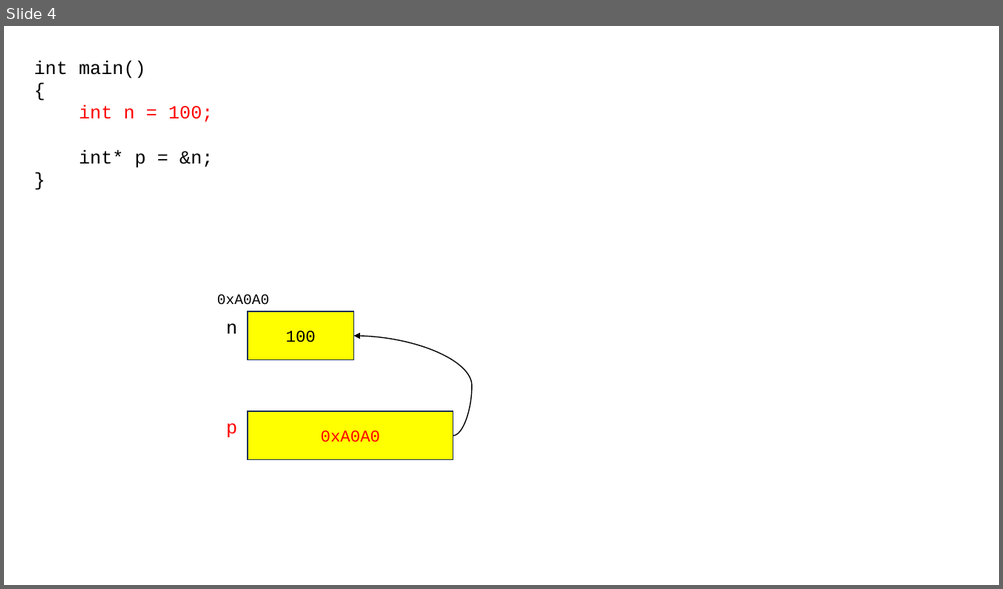
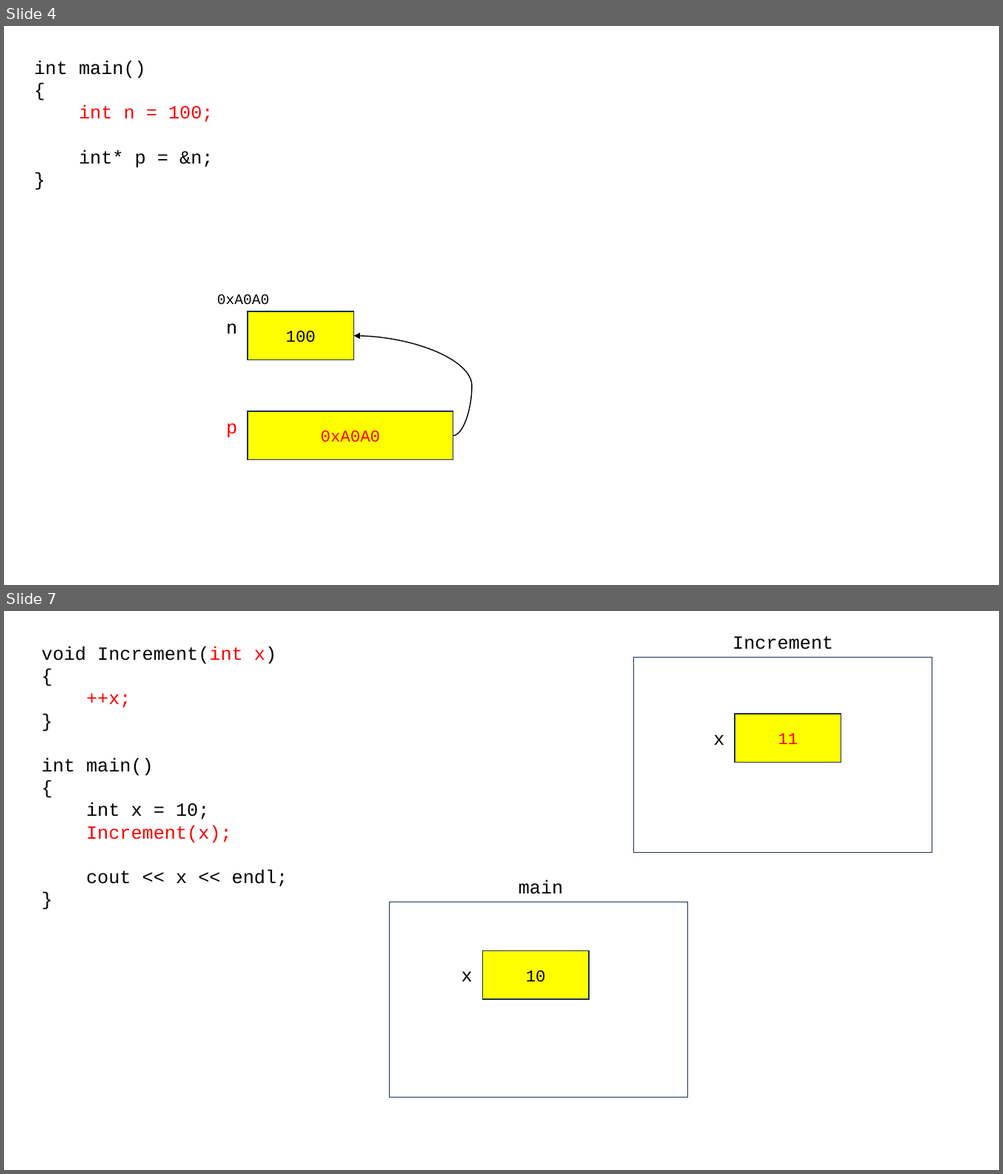
Before and after one commit to rlaxodnd98/SWIP77, a slide deck: cpp_230824.pptx. Shown one above the other, each under a label of ours: slide 4 before the commit, slides 4 and 7 after it; the slides between them are not shown. The pictures are 1003x589 and 1003x1174 pixels, drawn with LibreOffice and Linux fonts; fonts in the diff are those of the drawing. Boxes give left, top, right and bottom in pixels: in the first picture for what was removed or moved away, otherwise in the second. Text is boxed around its words. In the diff, an @@ line names an element or a change of style, - is before the commit and + after.

```diff
--- a/cpp_230824.pptx
+++ b/cpp_230824.pptx
@@ slide 7 added at <box>4,611,999,1170</box>, background #FFFFFF @@
@@ text added at <box>42,646,288,887</box>, 18 pt, text #000000 @@
+void Increment(int x)
+{
+++x;
+}
+int main()
+{
+int x = 10;
+Increment(x);
+cout << x << endl;
+}
@@ text added at <box>732,636,833,649</box>, 18 pt, text #000000 @@
+Increment
@@ rectangle added at <box>634,658,932,853</box>, fill #FFFFFF, outline #1E3256 1 pt @@
@@ rectangle added at <box>734,714,840,763</box>, fill #FFFF00, outline #1E3256 1 pt, 16 pt, text #FF0000 @@
+11
@@ text added at <box>713,735,724,745</box>, 18 pt, text #000000 @@
+x
@@ text added at <box>518,880,563,894</box>, 18 pt, text #000000 @@
+main
@@ rectangle added at <box>389,902,688,1097</box>, fill #FFFFFF, outline #1E3256 1 pt @@
@@ rectangle added at <box>482,951,588,999</box>, fill #FFFF00, outline #1E3256 1 pt, 16 pt, text #000000 @@
+10
@@ text added at <box>461,971,472,982</box>, 18 pt, text #000000 @@
+x
```
Also in this commit, not shown: 6 other slides added, 1 other file.
